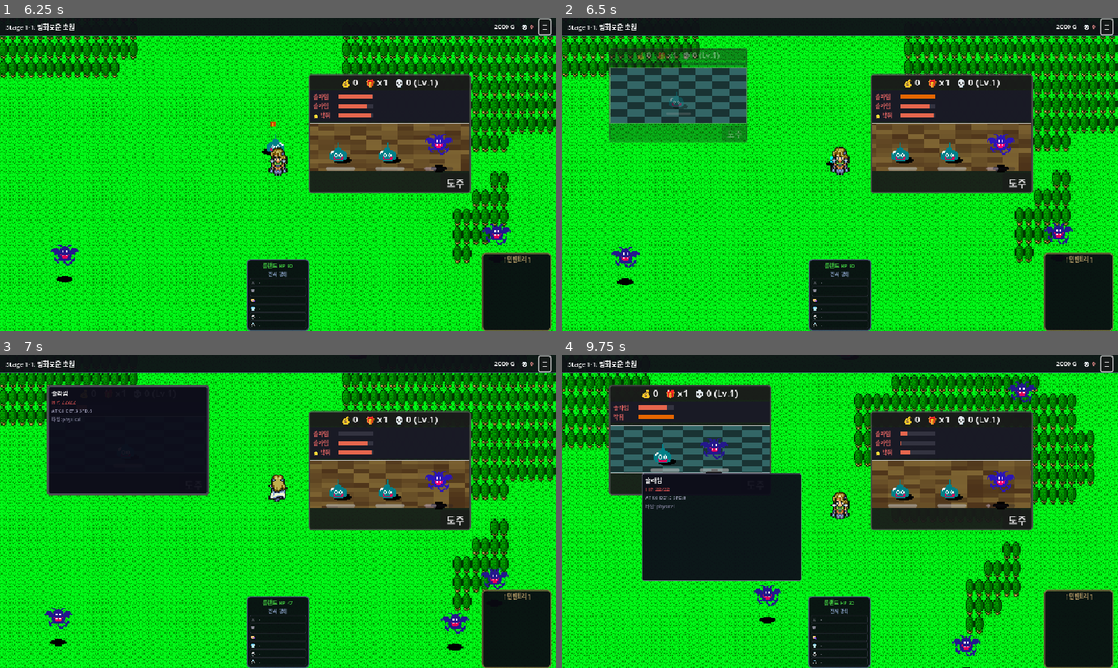
Above: before the commit, frames 1-4 (two rows, left to right).
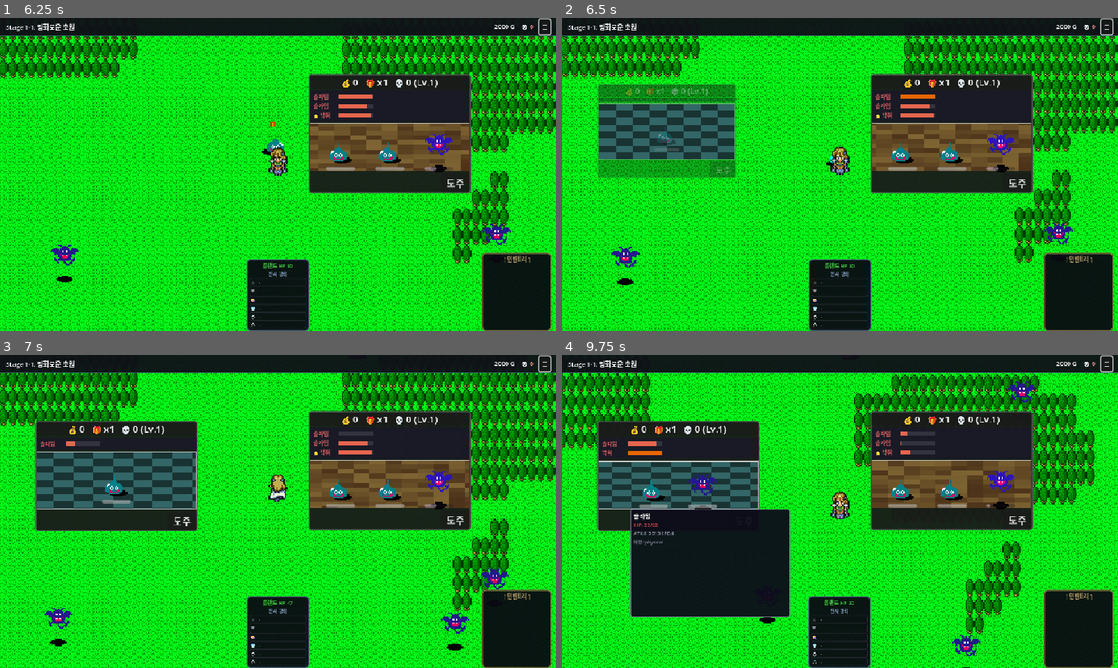
Above: after the commit, the same moments.

Repository: limmmmmmn/Appears-Appears
Game: Godot game, scene res://scenes/main/Main.tscn
Two runs of this game, one before a commit and one after it. Both use one fixed random seed, a clock stepped at 60 frames per second and the inputs below.
Inputs (mouse positions are in pixels of both pictures, inside the frame that each line leads up to):
- Up to frame 1 (6.25 s): click "새 게임" at 0.5 s; click "☰" at 1.25 s; tap Enter at 2, 2.1, 3.6, 5.1 s; move the mouse to (250, 237) at 2.02 s; hold Up (ui_up) 2.03-2.75 s; click (250, 237) at 2.17 s; drag from (389, 130) to (278, 52) at 2.77 s; move the mouse to (111, 127) at 3.52 s; hold Left (ui_left) 3.53-4.25 s; drag from (305, 174) to (339, 58) at 4.27 s; move the mouse to (194, 96) at 5.02 s; hold Down (ui_down) 5.03-5.75 s; drag from (400, 158) to (266, 130) at 5.77 s
- Up to frame 2 (6.5 s): no input
- Up to frame 3 (7 s): move the mouse to (116, 433) at 6.52 s; hold Up (ui_up) from 6.53 s (still down); tap Enter at 6.6 s; click (116, 433) at 6.67 s
- Up to frame 4 (9.75 s): release Up (ui_up) at 7.25 s; drag from (895, 442) to (1051, 599) at 7.27 s; move the mouse to (812, 574) at 8.02 s; hold Right (ui_right) 8.03-8.75 s; tap Enter at 8.1, 9.6 s; drag from (1006, 558) to (979, 658) at 8.77 s; move the mouse to (673, 464) at 9.52 s; hold Down (ui_down) from 9.53 s (still down)

Frame 1 is identical in both runs. In frame 2, 9.8% of the frame differs, in the area x 6-34%, y 9-52%; in frame 3, 12%; in frame 4, 17%, in the area x 6-44%, y 9-84%.

Commit message:
전투창 배치 알고리즘 개선: 겹침 최소화 + 스택 방지
- 40개 랜덤 후보 중 기존 전투창과 겹침 면적이 가장 적은 위치 선택
- 겹침 없는 위치 발견 시 즉시 채택 (early exit)
- 중앙/HUD 회피는 그대로 유지
- 폴백: 고정 Y 대신 랜덤 위치로 변경하여 스택 현상 방지

https://claude.ai/code/session_01JykaSUA9wo9KYd7iH8CqWY

Diff:
--- a/scripts/autoload/BattleManager.gd
+++ b/scripts/autoload/BattleManager.gd
@@ -491,13 +491,12 @@
 	var safe_right: float = viewport_size.x - WINDOW_SIZE.x - WINDOW_MARGIN
 	var safe_bottom: float = viewport_size.y - WINDOW_SIZE.y - HUD_BOTTOM_HEIGHT
 
-	# 화면을 벗어나지 않도록 클램프
 	safe_left = maxf(safe_left, 0)
 	safe_top = maxf(safe_top, 0)
 	safe_right = maxf(safe_right, safe_left)
 	safe_bottom = maxf(safe_bottom, safe_top)
 
-	# 중앙 회피 영역 (파티 리더가 보통 가운데 있으므로)
+	# 중앙 회피 영역
 	var center := viewport_size / 2
 	var center_avoid := Rect2(
 		center.x - CENTER_SAFE_SIZE * 0.5,
@@ -506,18 +505,43 @@
 		CENTER_SAFE_SIZE
 	)
 
-	# 항상 랜덤 배치 (중앙 + 하단 HUD 회피)
-	for _i in range(30):
+	# 기존 전투창 위치 수집
+	var existing_rects: Array = []
+	for bid in active_battles:
+		var battle_data: Dictionary = active_battles[bid]
+		var window_ref = battle_data.get("window")
+		if window_ref != null and is_instance_valid(window_ref):
+			existing_rects.append(Rect2(window_ref.position, WINDOW_SIZE))
+
+	# 후보 위치 생성 및 겹침 점수 평가 (낮을수록 좋음)
+	var best_pos := Vector2(randf_range(safe_left, safe_right), randf_range(safe_top, safe_bottom))
+	var best_score: float = -1.0
+
+	for _i in range(40):
 		var x := randf_range(safe_left, safe_right)
 		var y := randf_range(safe_top, safe_bottom)
-		var window_rect := Rect2(x, y, WINDOW_SIZE.x, WINDOW_SIZE.y)
-
-		# 중앙 영역과 겹치지 않으면 사용
-		if not window_rect.intersects(center_avoid):
-			return Vector2(x, y)
-
-	# 못 찾으면 상단 좌우 랜덤
-	return Vector2(randf_range(safe_left, safe_right), safe_top)
+		var candidate := Rect2(x, y, WINDOW_SIZE.x, WINDOW_SIZE.y)
+
+		# 중앙 영역 겹치면 스킵
+		if candidate.intersects(center_avoid):
+			continue
+
+		# 기존 전투창과의 겹침 면적 합산
+		var overlap_score: float = 0.0
+		for existing in existing_rects:
+			var overlap := candidate.intersection(existing)
+			overlap_score += overlap.get_area()
+
+		# 겹침이 가장 적은 후보 선택
+		if best_score < 0.0 or overlap_score < best_score:
+			best_score = overlap_score
+			best_pos = Vector2(x, y)
+
+			# 겹침 없으면 즉시 채택
+			if overlap_score == 0.0:
+				break
+
+	return best_pos
 
 
 func _is_position_available(pos: Vector2) -> bool:
